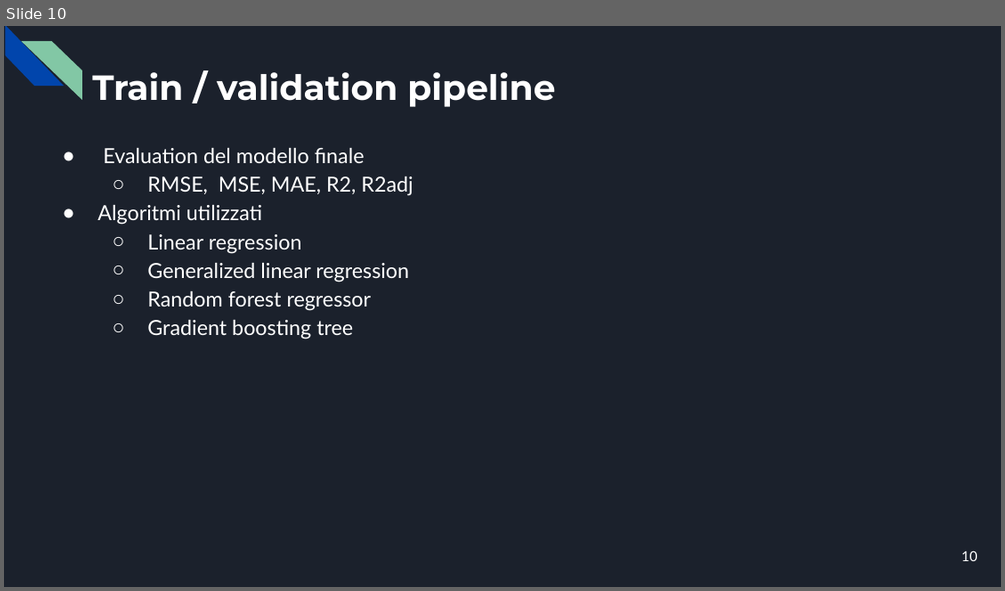
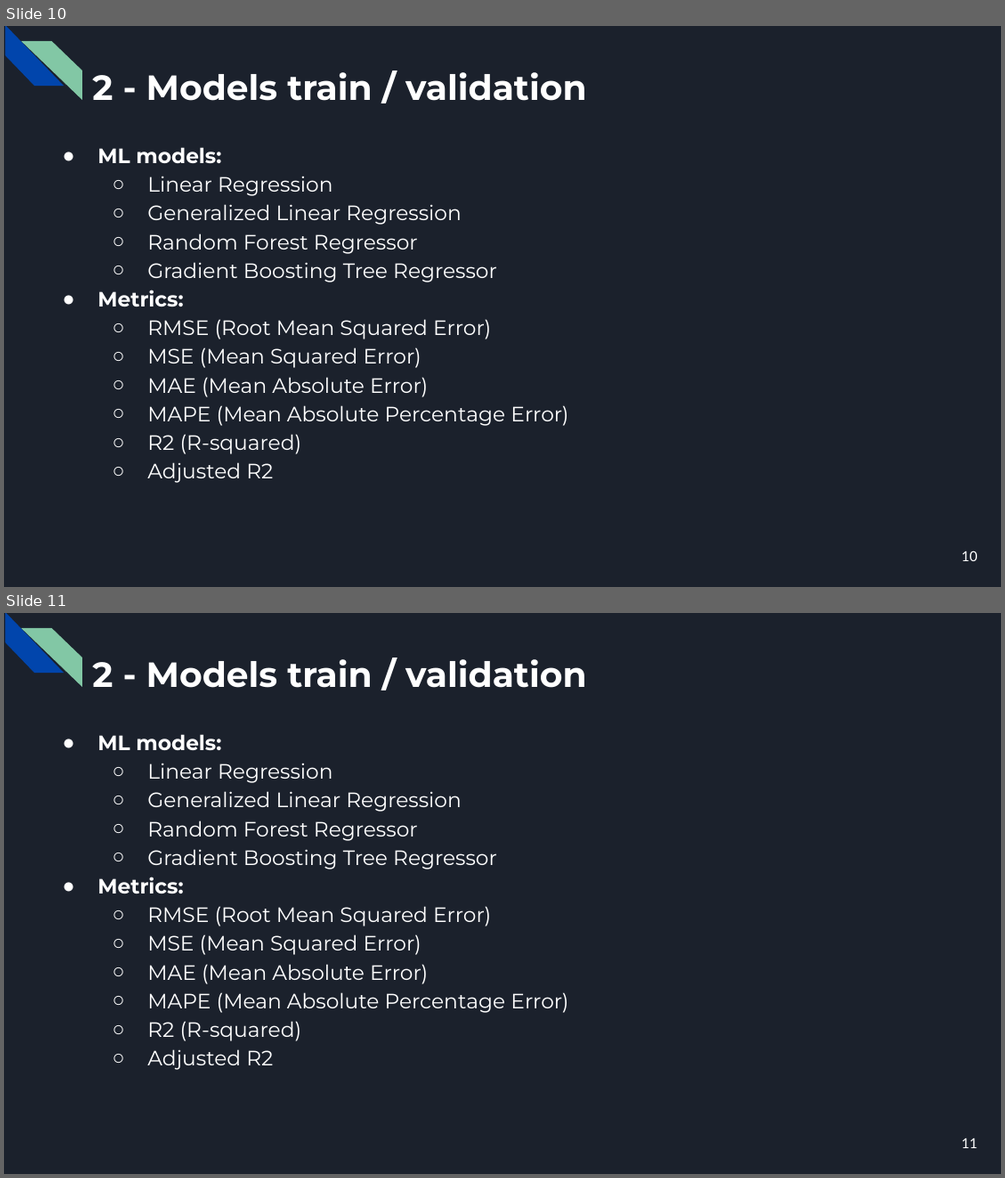
Before and after one commit to CorsiDanilo/bitcoin-price-prediction-with-pyspark, a slide deck: presentation/presentation.pptx. Shown one above the other, each under a label of ours: slide 10 before the commit, slides 10 and 11 after it. The pictures are 1005x591 and 1005x1178 pixels, drawn with LibreOffice and Linux fonts; fonts in the diff are those of the drawing. Boxes give left, top, right and bottom in pixels: in the first picture for what was removed or moved away, otherwise in the second. Text is boxed around its words. In the diff, an @@ line names an element or a change of style, - is before the commit and + after.

```diff
--- a/presentation/presentation.pptx
+++ b/presentation/presentation.pptx
@@ slide 11 added at [4, 613, 1001, 1174], background #1B212C; not listed: 2 template elements that a slide beside it also shows @@
@@ title added at [92, 659, 586, 688], 25.2 pt, text #FFFFFF, bold @@
+2 - Models train / validation
@@ text added at [97, 734, 568, 1070], 15 pt, text #FFFFFF @@
+● ML models:
+  ○ Linear Regression
+  ○ Generalized Linear Regression
+  ○ Random Forest Regressor
+  ○ Gradient Boosting Tree Regressor
+● Metrics:
+  ○ RMSE (Root Mean Squared Error)
+  ○ MSE (Mean Squared Error)
+  ○ MAE (Mean Absolute Error)
+  ○ MAPE (Mean Absolute Percentage Error)
+  ○ R2 (R-squared)
+  ○ Adjusted R2
@@ page number added at [962, 1138, 978, 1148], 10 pt, text #FFFFFF @@
+11
@@ slide 10 changed as well @@
@@ title at [92, 72, 586, 101]: text changed @@
-Train / validation pipeline
+2 - Models train / validation
@@ text at [97, 147, 568, 483]: text changed; font Lato to Montserrat @@
-● Evaluation del modello finale
-  ○ RMSE, MSE, MAE, R2, R2adj
-● Algoritmi utilizzati
-  ○ Linear regression
-  ○ Generalized linear regression
-  ○ Random forest regressor
-  ○ Gradient boosting tree
+● ML models:
+  ○ Linear Regression
+  ○ Generalized Linear Regression
+  ○ Random Forest Regressor
+  ○ Gradient Boosting Tree Regressor
+● Metrics:
+  ○ RMSE (Root Mean Squared Error)
+  ○ MSE (Mean Squared Error)
+  ○ MAE (Mean Absolute Error)
+  ○ MAPE (Mean Absolute Percentage Error)
+  ○ R2 (R-squared)
+  ○ Adjusted R2
```
Also in this commit, not shown: 5 other slides changed, 13 other slides added, 8 slides removed, 2 other files.
